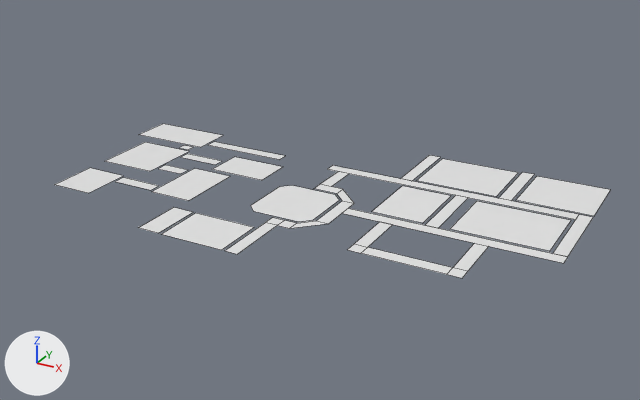
The FBX model Assets/Floreplan/Floorplan.fbx: old version first, new version second.
Before and after are seen from a 50 mm camera at (120.6, -171.9, 106.1) aimed at (-1.9, 50.9, -5.3). Lighting does not change. The marker at lower left points along +X, +Y and +Z. The picture after the commit comes second. Mesh edges are drawn as thin lines. Where no turn or scale is listed for an object, it has been applied to the vertices.

Before the edit, the objects in view are built like this:
```python
ob_floor_009 = bpy.data.objects.new('Floor.009', me_plane_025)
ob_floor_009.location = (59.0, 51.0, 0.0)
ob_floor_010 = bpy.data.objects.new('Floor.010', me_plane_026)
ob_floor_010.location = (29.0, 51.0, 0.0)
ob_floor_011 = bpy.data.objects.new('Floor.011', me_plane_027)
ob_floor_011.location = (40.0, 39.0, 0.0)
ob_floor_015 = bpy.data.objects.new('Floor.015', me_plane_031)
ob_floor_015.location = (36.0, 79.0, 0.0)
ob_floor_019 = bpy.data.objects.new('Floor.019', me_plane_037)
ob_floor_019.location = (-67.5, 67.0, 0.0)
ob_floor_021 = bpy.data.objects.new('Floor.021', me_plane_039)
ob_floor_021.location = (-64.5, 44.5, 0.0)
ob_floor_022 = bpy.data.objects.new('Floor.022', me_plane_041)
ob_floor_022.location = (-54.0, 51.0, 0.0)
ob_floor_023 = bpy.data.objects.new('Floor.023', me_plane_042)
ob_floor_023.location = (-29.0, 52.0, 0.0)
ob_floor_025 = bpy.data.objects.new('Floor.025', me_plane_044)
ob_floor_025.location = (-37.0, 32.0, 0.0)
# also in view: 'Floor.016' at (-1.5, 35.0, 0.0); 'Floor.007' at (34.0, 65.0, 0.0); 'Floor.003' at (6.0, 35.0, 0.0); 'Floor.006' at (76.0, 53.0, 0.0); 'Floor.002' at (-17.0, 7.0, 0.0)
```
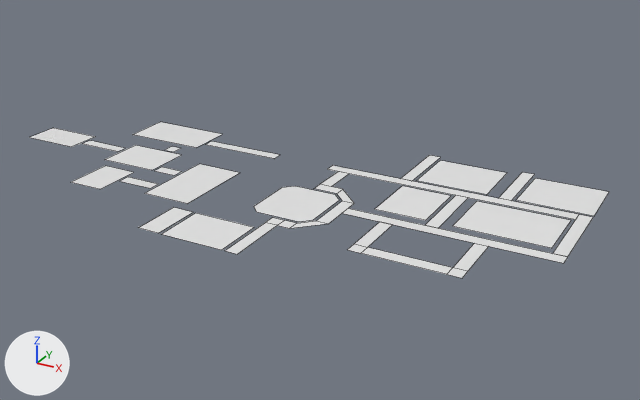
Where the newer file only moved an object's origin or applied its transform, the numbers keep the older frame.

What differs and where, as boxes [x1, y1, x2, y2] in the pictures (640 x 400 px):
'Floor.009', reshaped
    before: [450, 201, 571, 251]
    after: [453, 201, 571, 248]
'Floor.015', reshaped (11% narrower, 8% shorter)
    before: [416, 159, 518, 196]
    after: [416, 161, 507, 195]
'Floor.025', reshaped, moved (20% wider, 21% taller)
    before: [152, 168, 230, 201]
    after: [145, 164, 239, 204]
'Floor.010', reshaped (8% shorter)
    before: [372, 186, 451, 223]
    after: [375, 186, 451, 220]
'Floor.023', reshaped (17% shorter)
    before: [212, 157, 282, 180]
    after: [29, 128, 95, 147]
'Floor.021', reshaped, moved (7% narrower, 13% shorter)
    before: [106, 142, 189, 171]
    after: [104, 145, 181, 170]
'Floor.019', reshaped, moved (7% wider, 12% taller)
    before: [139, 124, 223, 147]
    after: [132, 122, 222, 148]
'Floor.024', moved
    before: [54, 168, 122, 193]
    after: [72, 166, 133, 189]
'Floor.022', reshaped (7% wider)
    before: [182, 154, 221, 165]
    after: [83, 141, 125, 152]
'Floor.027', moved
    before: [115, 177, 158, 190]
    after: [121, 177, 157, 188]
'Floor.026', moved
    before: [159, 165, 187, 174]
    after: [155, 167, 182, 175]
'Floor.020', moved
    before: [180, 145, 193, 150]
    after: [166, 147, 181, 152]

What changed in the scene script:
```text
Change me_plane_044:
    remove me_plane_044.from_pydata(...)  # 4 vertices, 1 face; spans x -7.0..7.0, y -11.0..11.0, z 0.0
    add me_plane_044.from_pydata(...)  # 4 vertices, 1 face; spans x -8.0..8.0, y -9.0..19.0, z 0.0
    me_plane_044 part 5
    me_plane_044.vertices[0].co: (7.0, -11.0, 0.0) -> (8.0, -9.0, 0.0)  # pixel (188, 200) -> pixel (187, 203)
    me_plane_044.vertices[1].co: (7.0, 11.0, 0.0) -> (8.0, 19.0, 0.0)  # pixel (230, 176) -> pixel (240, 172)
    me_plane_044.vertices[2].co: (-7.0, -11.0, 0.0) -> (-8.0, -9.0, 0.0)  # pixel (151, 191) -> pixel (144, 193)
    me_plane_044.vertices[3].co: (-7.0, 11.0, 0.0) -> (-8.0, 19.0, 0.0)  # pixel (194, 168) -> pixel (199, 163)
Change me_plane_037:
    remove me_plane_037.from_pydata(...)  # 4 vertices, 1 face; spans x -13.5..13.5, y -7.0..7.0, z 0.0
    add me_plane_037.from_pydata(...)  # 4 vertices, 1 face; spans x -14.5..13.5, y -7.0..9.0, z 0.0
    me_plane_037 part 6
    me_plane_037.vertices[1].co: (13.5, 7.0, 0.0) -> (13.5, 9.0, 0.0)  # pixel (223, 135) -> pixel (222, 134)
    me_plane_037.vertices[2].co: (-13.5, -7.0, 0.0) -> (-14.5, -7.0, 0.0)  # pixel (138, 134) -> pixel (132, 134)
    me_plane_037.vertices[3].co: (-13.5, 7.0, 0.0) -> (-14.5, 9.0, 0.0)  # pixel (162, 123) -> pixel (160, 121)
Change me_plane_031:
    remove me_plane_031.from_pydata(...)  # 4 vertices, 1 face; spans x -13.0..13.0, y -11.0..11.0, z 0.0
    add me_plane_031.from_pydata(...)  # 4 vertices, 1 face; spans x -13.0..10.0, y -11.0..9.0, z 0.0
    me_plane_031 part 2
    me_plane_031.vertices[0].co: (13.0, -11.0, 0.0) -> (10.0, -11.0, 0.0)  # pixel (496, 196) -> pixel (486, 194)
    me_plane_031.vertices[1].co: (13.0, 11.0, 0.0) -> (10.0, 9.0, 0.0)  # pixel (518, 172) -> pixel (507, 172)
    me_plane_031.vertices[3].co: (-13.0, 11.0, 0.0) -> (-13.0, 9.0, 0.0)  # pixel (442, 158) -> pixel (440, 160)
Change me_plane_026:
    remove me_plane_026.from_pydata(...)  # 4 vertices, 1 face; spans x -8.0..8.0, y -11.0..11.0, z 0.0
    add me_plane_026.from_pydata(...)  # 4 vertices, 1 face; spans x -8.0..8.0, y -9.0..11.0, z 0.0
    me_plane_026 part 8
    me_plane_026.vertices[0].co: (8.0, -11.0, 0.0) -> (8.0, -9.0, 0.0)  # pixel (422, 223) -> pixel (425, 220)
    me_plane_026.vertices[3].co: (-8.0, -11.0, 0.0) -> (-8.0, -9.0, 0.0)  # pixel (371, 211) -> pixel (374, 209)
Change me_plane_025:
    remove me_plane_025.from_pydata(...)  # 4 vertices, 1 face; spans x -14.0..14.0, y -11.0..11.0, z 0.0
    add me_plane_025.from_pydata(...)  # 4 vertices, 1 face; spans x -14.0..14.0, y -9.0..11.0, z 0.0
    me_plane_025 part 7
    me_plane_025.vertices[0].co: (14.0, -11.0, 0.0) -> (14.0, -9.0, 0.0)  # pixel (549, 251) -> pixel (551, 248)
    me_plane_025.vertices[3].co: (-14.0, -11.0, 0.0) -> (-14.0, -9.0, 0.0)  # pixel (449, 229) -> pixel (452, 226)
Change me_plane_039:
    remove me_plane_039.from_pydata(...)  # 4 vertices, 1 face; spans x -9.5..9.5, y -10.5..10.5, z 0.0
    add me_plane_039.from_pydata(...)  # 4 vertices, 1 face; spans x -10.5..9.5, y -5.5..10.5, z 0.0
    me_plane_039 part 4
    me_plane_039.vertices[0].co: (9.5, -10.5, 0.0) -> (9.5, -5.5, 0.0)  # pixel (149, 171) -> pixel (151, 170)
    me_plane_039.vertices[2].co: (-9.5, -10.5, 0.0) -> (-10.5, -5.5, 0.0)  # pixel (104, 161) -> pixel (104, 159)
    me_plane_039.vertices[3].co: (-9.5, 10.5, 0.0) -> (-10.5, 10.5, 0.0)  # pixel (144, 142) -> pixel (135, 145)
Change me_plane_042:
    remove me_plane_042.from_pydata(...)  # 4 vertices, 1 face; spans x -9.5..9.5, y -7.0..6.0, z 0.0
    add me_plane_042.from_pydata(...)  # 4 vertices, 1 face; spans x -84.0..-64.0, y -13.0..-1.0, z 0.0
    me_plane_042 part 3
    me_plane_042.vertices[0].co: (9.5, -7.0, 0.0) -> (-84.0, -1.0, 0.0)  # pixel (261, 180) -> pixel (53, 127)
    me_plane_042.vertices[1].co: (9.5, 6.0, 0.0) -> (-84.0, -13.0, 0.0)  # pixel (283, 166) -> pixel (29, 137)
    me_plane_042.vertices[2].co: (-9.5, -7.0, 0.0) -> (-64.0, -1.0, 0.0)  # pixel (211, 169) -> pixel (95, 136)
    me_plane_042.vertices[3].co: (-9.5, 6.0, 0.0) -> (-64.0, -13.0, 0.0)  # pixel (234, 156) -> pixel (71, 146)
Change me_plane_041:
    remove me_plane_041.from_pydata(...)  # 4 vertices, 1 face; spans x 0.0..14.0, y -2.0..2.0, z 0.0
    add me_plane_041.from_pydata(...)  # 4 vertices, 1 face; spans x -38.0..-22.0, y -8.0..-4.0, z 0.0
    me_plane_041 part 1
    me_plane_041.vertices[0].co: (0.0, 2.0, 0.0) -> (-22.0, -8.0, 0.0)  # pixel (187, 153) -> pixel (117, 151)
    me_plane_041.vertices[1].co: (0.0, -2.0, 0.0) -> (-22.0, -4.0, 0.0)  # pixel (180, 157) -> pixel (125, 148)
    me_plane_041.vertices[2].co: (14.0, -2.0, 0.0) -> (-38.0, -4.0, 0.0)  # pixel (215, 164) -> pixel (89, 140)
    me_plane_041.vertices[3].co: (14.0, 2.0, 0.0) -> (-38.0, -8.0, 0.0)  # pixel (222, 160) -> pixel (82, 143)
Change ob_floor_025:
    ob_floor_025.location: (-37.0, 32.0, 0.0) -> (-37.0, 28.0, 0.0)
Change ob_floor_019:
    ob_floor_019.location: (-67.5, 67.0, 0.0) -> (-68.5, 66.0, 0.0)
Change ob_floor_027:
    ob_floor_027.location: (-59.0, 24.0, 0.0) -> (-59.0, 25.0, 0.0)
Change ob_floor_020:
    ob_floor_020.location: (-58.0, 60.0, 0.0) -> (-61.0, 56.0, 0.0)
Change ob_floor_021:
    ob_floor_021.location: (-64.5, 44.5, 0.0) -> (-64.5, 40.5, 0.0)
Change ob_floor_024:
    ob_floor_024.location: (-67.0, 19.0, 0.0) -> (-66.0, 23.0, 0.0)
Change ob_floor_026:
    ob_floor_026.location: (-54.0, 39.0, 0.0) -> (-54.0, 37.0, 0.0)
```
